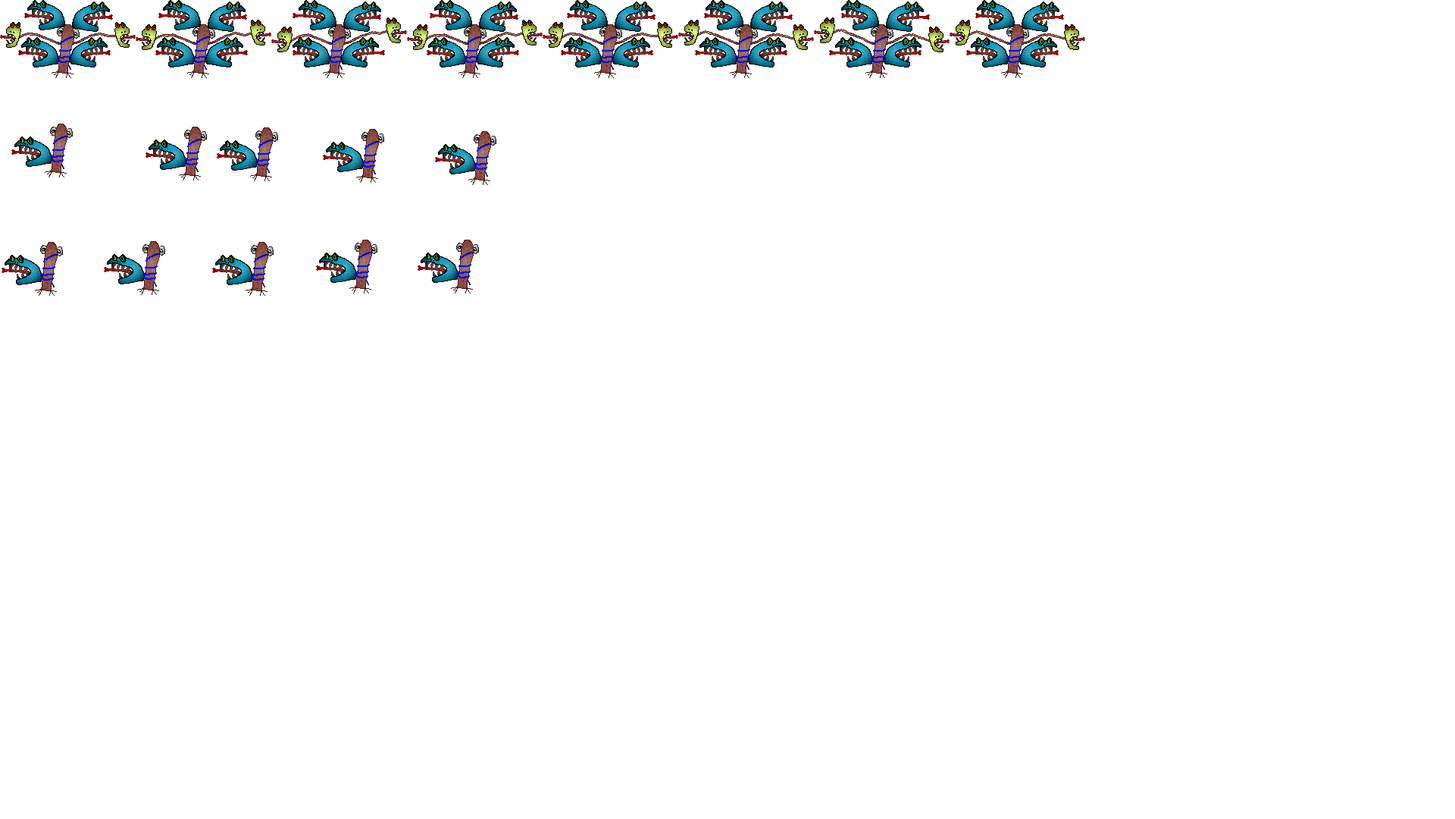
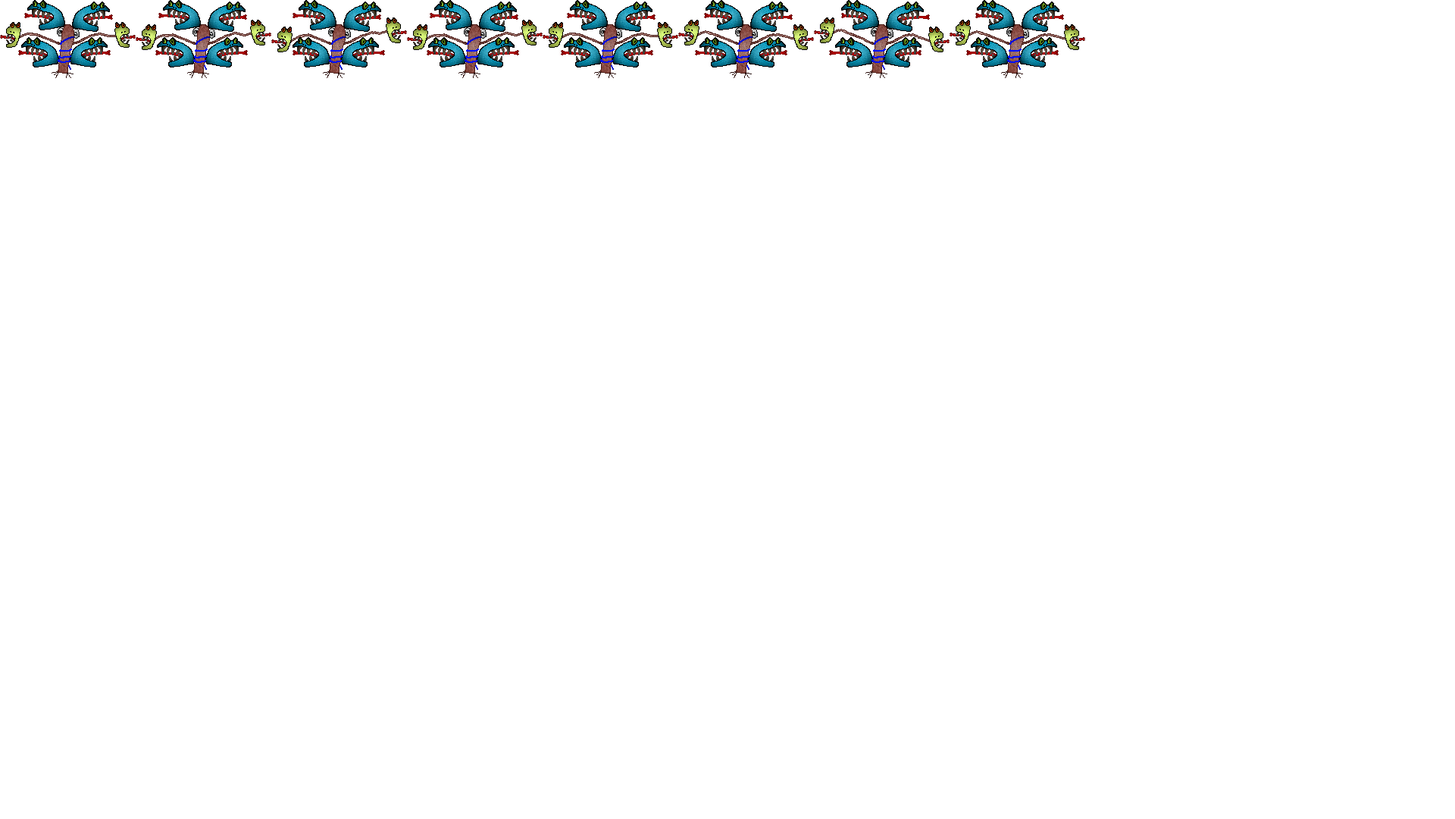
Two versions of the same layered image (w=1455, h=819). Layer-by-layer changes:
painted on "Head Lower Left" over [1, 136, 477, 286]
painted on "Body" over [34, 123, 497, 296]
